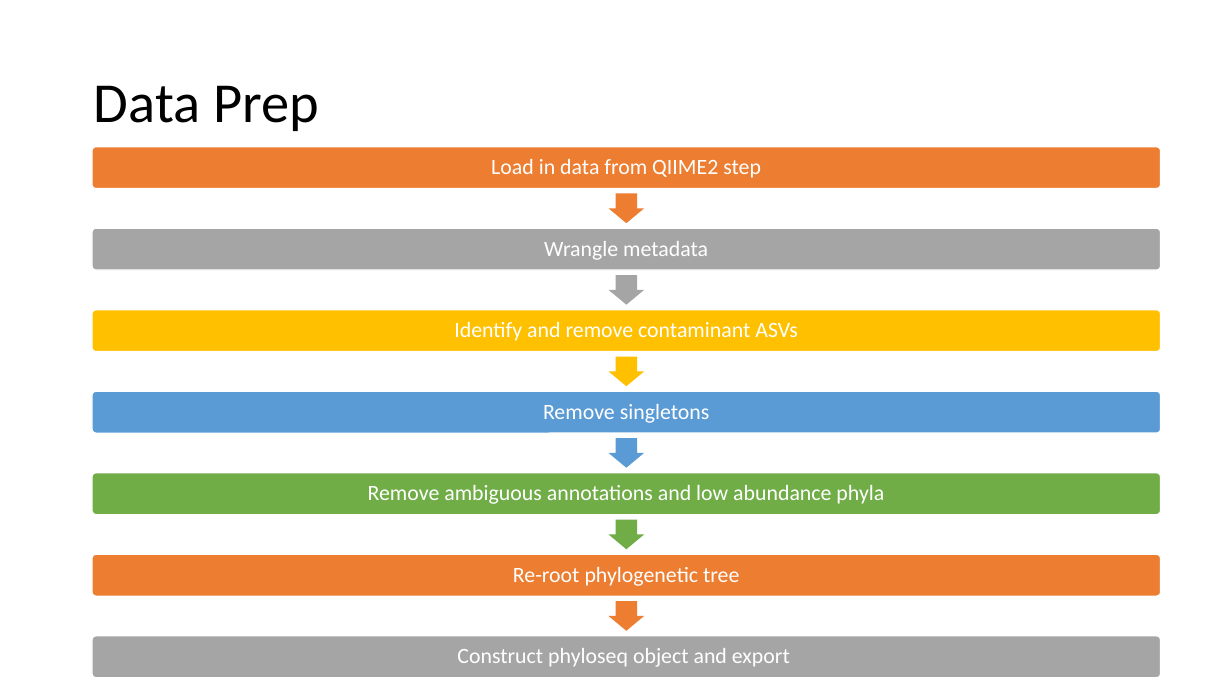
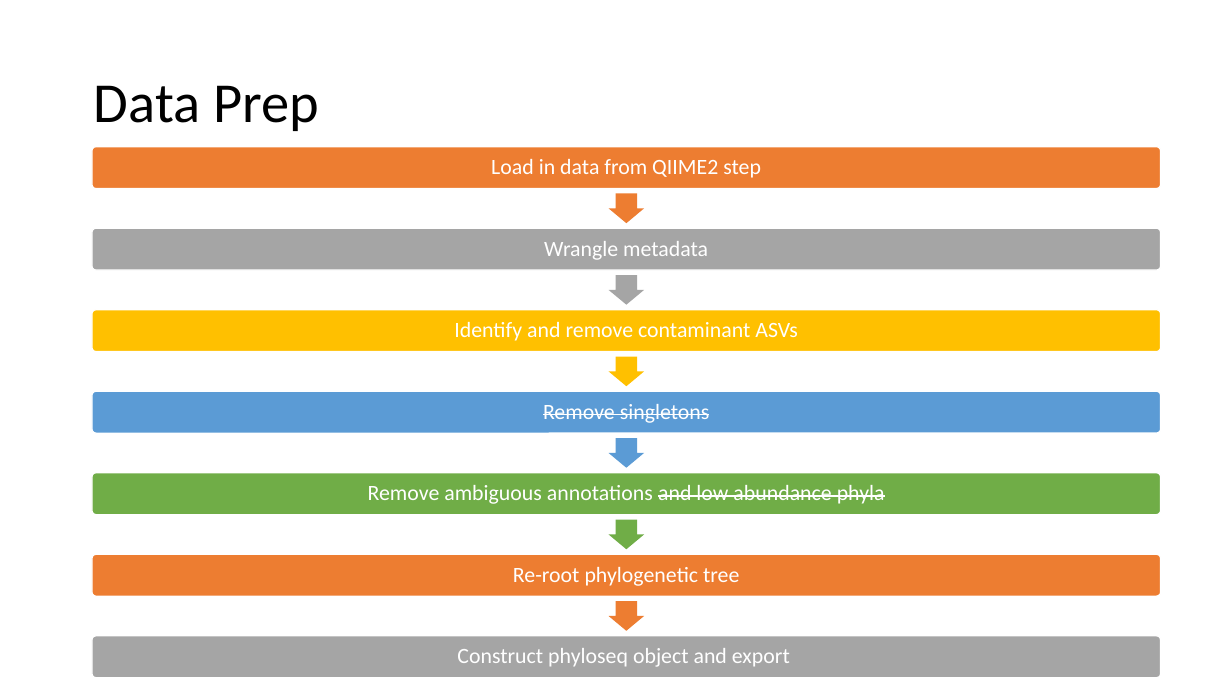
Before and after one commit to amysolman/PhD, a slide deck: slide 7 of Projects/Chapter1/community-assembly-edit.pptx. Drawn at 1232x693 pixels with LibreOffice and Linux fonts; fonts in the diff are those of the drawing. Boxes give left, top, right and bottom in pixels: in the first picture for what was removed or moved away, otherwise in the second. Text is boxed around its words. In the diff, an @@ line names an element or a change of style, - is before the commit and + after.

```diff
--- a/Projects/Chapter1/community-assembly-edit.pptx
+++ b/Projects/Chapter1/community-assembly-edit.pptx
@@ text "Remove singletons" at [543, 404, 710, 423]: strikethrough on @@
@@ text "Remove ambiguous annotations and low ..." at [368, 485, 885, 504]: strikethrough on in "and low abundance phyla" @@
```
Also in this commit, not shown: 3 slides added, 12 other files.
